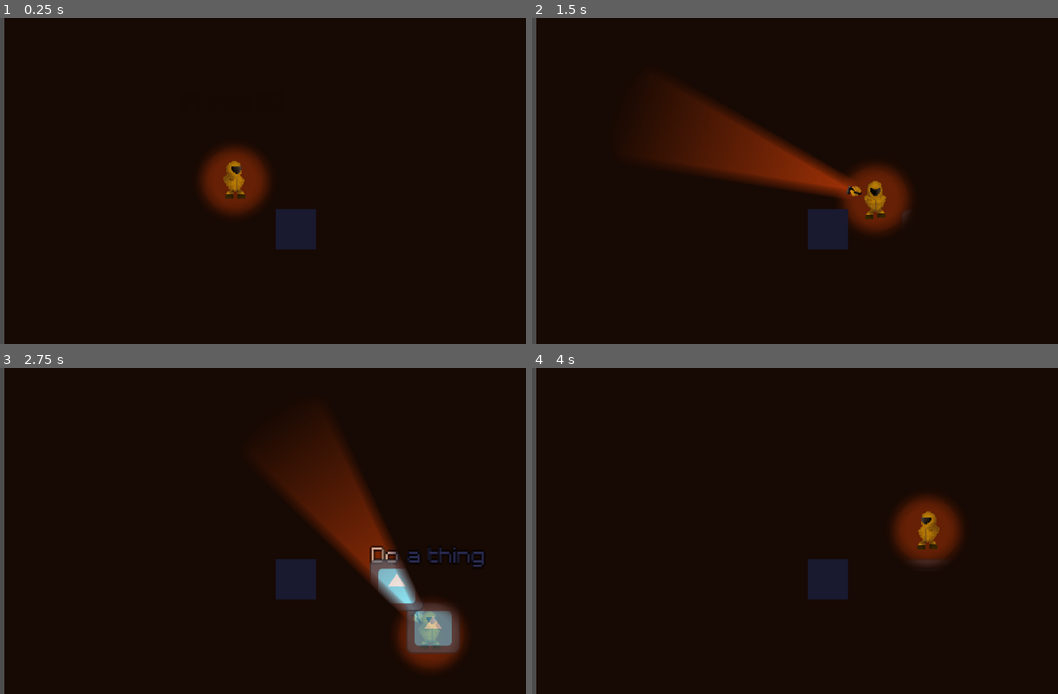
Above: before the commit, frames 1-4 (two rows, left to right).
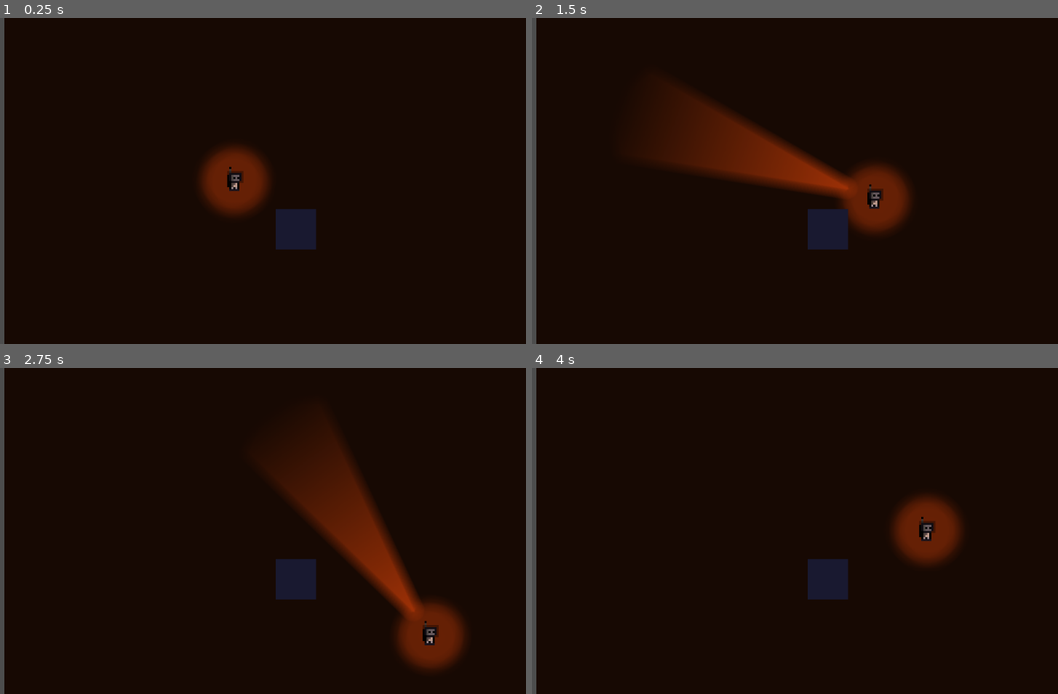
Above: after the commit, the same moments.

Repository: DonatoClemente/haphazard
Game: Godot game, scene res://Scenes/trey's_TEST_scene.tscn
The game is run twice, just before and just after one commit, with the same random seed, the same clock (stepped at 60 frames per second) and the same inputs. The engine's default icon, where the game draws it, is replaced by a stand-in: a white triangle on a blue panel in a dark square.
Inputs (mouse positions are in pixels of both pictures, inside the frame that each line leads up to):
- Up to frame 1 (0.25 s): no input
- Up to frame 2 (1.5 s): tap Enter (ui_accept) at 0.5, 0.77 s; move the mouse to (894, 164) at 0.52 s; hold D (move_right) 0.53-1.28 s; hold E (interact) 0.53-1.28 s; move the mouse to (652, 197) at 1.27 s; hold S (move_down) from 1.28 s (still down); click (652, 197) at 1.35 s
- Up to frame 3 (2.75 s): tap Enter (ui_accept) at 1.52 s; tap E (interact) at 1.55, 2 s; move the mouse to (294, 459) at 2.02 s; release S (move_down) at 2.03 s; hold D (move_right) from 2.03 s (still down); hold E (interact) from 2.03 s (still down)
- Up to frame 4 (4 s): move the mouse to (737, 596) at 2.77 s; release D (move_right) at 2.78 s; release E (interact) at 2.78 s; hold W (move_up) 2.78-3.53 s; tap E (interact) at 2.85 s; tap Enter (ui_accept) at 3.02, 3.77 s; move the mouse to (942, 579) at 3.52 s; hold A (move_left) from 3.53 s (still down); hold E (interact) from 3.53 s (still down); click (942, 579) at 3.6 s

The runs differ from the first frame. In frame 1, 0.3% of the frame differs, in the area x 42-47%, y 43-56%; in frame 2, 0.4%; in frame 3, 2.8%, in the area x 70-92%, y 54-88%; in frame 4, 0.4%.
Error after the commit: Attempt to call function 'play' in base 'null instance' on a null instance. (res://Scripts/Player)

Commit message:
Splash screens

Diff:
--- a/Scenes/HomeMenu.tscn
+++ b/Scenes/HomeMenu.tscn
@@ -1,7 +1,119 @@
-[gd_scene load_steps=3 format=3 uid="uid://y8u0s5k8psmb"]
+[gd_scene load_steps=9 format=3 uid="uid://b4nvld3ctl76j"]
 
 [ext_resource type="Script" path="res://home_menu.gd" id="1_51xyy"]
 [ext_resource type="Script" path="res://Scenes/volume.gd" id="2_xf2e4"]
+[ext_resource type="Texture2D" uid="uid://f80xiq1nhjig" path="res://Assets/2D Art/chilleniumlogo.png" id="3_325e5"]
+[ext_resource type="FontFile" uid="uid://cxy6edak4a6a1" path="res://Assets/Fonts/BMSPA___.TTF" id="4_2q1b1"]
+[ext_resource type="Texture2D" uid="uid://x6xko5sx3ls3" path="res://Assets/2D Art/halfhazard.png" id="5_tydeg"]
+
+[sub_resource type="Animation" id="Animation_n4e1h"]
+resource_name = "splashes"
+length = 10.0
+tracks/0/type = "value"
+tracks/0/imported = false
+tracks/0/enabled = true
+tracks/0/path = NodePath("LogoSplash:modulate")
+tracks/0/interp = 1
+tracks/0/loop_wrap = true
+tracks/0/keys = {
+"times": PackedFloat32Array(0, 0.5, 1.5, 2.5, 3.5),
+"transitions": PackedFloat32Array(1, 1, 1, 1, 1),
+"update": 0,
+"values": [Color(1, 1, 1, 0), Color(1, 1, 1, 0), Color(1, 1, 1, 1), Color(1, 1, 1, 1), Color(1, 1, 1, 0)]
+}
+tracks/1/type = "value"
+tracks/1/imported = false
+tracks/1/enabled = true
+tracks/1/path = NodePath("JamSplash:modulate")
+tracks/1/interp = 1
+tracks/1/loop_wrap = true
+tracks/1/keys = {
+"times": PackedFloat32Array(0, 0.5, 3.5, 4.5, 5.5, 6.5),
+"transitions": PackedFloat32Array(1, 1, 1, 1, 1, 1),
+"update": 0,
+"values": [Color(1, 1, 1, 0), Color(1, 1, 1, 0), Color(1, 1, 1, 0), Color(1, 1, 1, 1), Color(1, 1, 1, 1), Color(1, 1, 1, 0)]
+}
+tracks/2/type = "value"
+tracks/2/imported = false
+tracks/2/enabled = true
+tracks/2/path = NodePath("Black:modulate")
+tracks/2/interp = 1
+tracks/2/loop_wrap = true
+tracks/2/keys = {
+"times": PackedFloat32Array(7, 8),
+"transitions": PackedFloat32Array(1, 1),
+"update": 0,
+"values": [Color(1, 1, 1, 1), Color(1, 1, 1, 0)]
+}
+tracks/3/type = "value"
+tracks/3/imported = false
+tracks/3/enabled = true
+tracks/3/path = NodePath("JamSplash:visible")
+tracks/3/interp = 1
+tracks/3/loop_wrap = true
+tracks/3/keys = {
+"times": PackedFloat32Array(0, 6.5),
+"transitions": PackedFloat32Array(1, 1),
+"update": 1,
+"values": [true, false]
+}
+tracks/4/type = "value"
+tracks/4/imported = false
+tracks/4/enabled = true
+tracks/4/path = NodePath("LogoSplash:visible")
+tracks/4/interp = 1
+tracks/4/loop_wrap = true
+tracks/4/keys = {
+"times": PackedFloat32Array(0, 3.5),
+"transitions": PackedFloat32Array(1, 1),
+"update": 1,
+"values": [true, false]
+}
+tracks/5/type = "value"
+tracks/5/imported = false
+tracks/5/enabled = true
+tracks/5/path = NodePath("Black:visible")
+tracks/5/interp = 1
+tracks/5/loop_wrap = true
+tracks/5/keys = {
+"times": PackedFloat32Array(0, 8),
+"transitions": PackedFloat32Array(1, 1),
+"update": 1,
+"values": [true, false]
+}
+
+[sub_resource type="Animation" id="Animation_8m1bl"]
+length = 0.001
+tracks/0/type = "value"
+tracks/0/imported = false
+tracks/0/enabled = true
+tracks/0/path = NodePath("LogoSplash:modulate")
+tracks/0/interp = 1
+tracks/0/loop_wrap = true
+tracks/0/keys = {
+"times": PackedFloat32Array(0),
+"transitions": PackedFloat32Array(1),
+"update": 0,
+"values": [Color(1, 1, 1, 1)]
+}
+tracks/1/type = "value"
+tracks/1/imported = false
+tracks/1/enabled = true
+tracks/1/path = NodePath("JamSplash:visible")
+tracks/1/interp = 1
+tracks/1/loop_wrap = true
+tracks/1/keys = {
+"times": PackedFloat32Array(0),
+"transitions": PackedFloat32Array(1),
+"update": 1,
+"values": [false]
+}
+
+[sub_resource type="AnimationLibrary" id="AnimationLibrary_h742e"]
+_data = {
+"RESET": SubResource("Animation_8m1bl"),
+"splashes": SubResource("Animation_n4e1h")
+}
 
 [node name="Node2D" type="CanvasLayer"]
 script = ExtResource("1_51xyy")
@@ -56,26 +168,31 @@
 
 [node name="Play" type="Button" parent="Control/HBoxContainer/VBoxContainer"]
 layout_mode = 2
+mouse_default_cursor_shape = 2
 theme_override_colors/font_color = Color(0, 0, 0, 1)
 text = "Play"
 
 [node name="Options" type="Button" parent="Control/HBoxContainer/VBoxContainer"]
 layout_mode = 2
+mouse_default_cursor_shape = 2
 theme_override_colors/font_color = Color(0, 0, 0, 1)
 text = "Option"
 
 [node name="Quit" type="Button" parent="Control/HBoxContainer/VBoxContainer"]
 layout_mode = 2
+mouse_default_cursor_shape = 2
 theme_override_colors/font_color = Color(0, 0, 0, 1)
 text = "Quit"
 
 [node name="Credits" type="Button" parent="Control/HBoxContainer/VBoxContainer"]
 layout_mode = 2
+mouse_default_cursor_shape = 2
 theme_override_colors/font_color = Color(0, 0, 0, 1)
 text = "Credits"
 
 [node name="Options" type="Control" parent="."]
 unique_name_in_owner = true
+visible = false
 layout_mode = 3
 anchors_preset = 15
 anchor_right = 1.0
@@ -187,6 +304,77 @@
 max_value = 1.0
 step = 0.001
 script = ExtResource("2_xf2e4")
+
+[node name="Black" type="ColorRect" parent="."]
+modulate = Color(1, 1, 1, 0)
+anchors_preset = 15
+anchor_right = 1.0
+anchor_bottom = 1.0
+grow_horizontal = 2
+grow_vertical = 2
+mouse_filter = 2
+color = Color(0, 0, 0, 1)
+
+[node name="JamSplash" type="ColorRect" parent="."]
+visible = false
+modulate = Color(1, 1, 1, 0)
+anchors_preset = 15
+anchor_right = 1.0
+anchor_bottom = 1.0
+grow_horizontal = 2
+grow_vertical = 2
+mouse_filter = 2
+color = Color(0, 0, 0, 1)
+
+[node name="TextureRect" type="TextureRect" parent="JamSplash"]
+layout_mode = 1
+anchors_preset = 15
+anchor_right = 1.0
+anchor_bottom = 1.0
+offset_top = 39.0
+offset_bottom = 39.0
+grow_horizontal = 2
+grow_vertical = 2
+pivot_offset = Vector2(0, 0.7)
+texture = ExtResource("3_325e5")
+expand_mode = 3
+stretch_mode = 5
+
+[node name="Label" type="Label" parent="JamSplash"]
+layout_mode = 0
+offset_left = 422.0
+offset_top = 49.0
+offset_right = 729.0
+offset_bottom = 96.0
+theme_override_fonts/font = ExtResource("4_2q1b1")
+theme_override_font_sizes/font_size = 46
+text = "MADE FOR"
+horizontal_alignment = 1
+
+[node name="LogoSplash" type="ColorRect" parent="."]
+anchors_preset = 15
+anchor_right = 1.0
+anchor_bottom = 1.0
+grow_horizontal = 2
+grow_vertical = 2
+mouse_filter = 2
+color = Color(0.29, 0.29, 0.29, 1)
+
+[node name="TextureRect" type="TextureRect" parent="LogoSplash"]
+layout_mode = 1
+anchors_preset = 15
+anchor_right = 1.0
+anchor_bottom = 1.0
+grow_horizontal = 2
+grow_vertical = 2
+texture = ExtResource("5_tydeg")
+stretch_mode = 5
+
+[node name="AnimationPlayer" type="AnimationPlayer" parent="."]
+libraries = {
+"": SubResource("AnimationLibrary_h742e")
+}
+autoplay = "splashes"
 
 [connection signal="pressed" from="Control/HBoxContainer/VBoxContainer/Play" to="." method="_on_play_pressed"]
 [connection signal="pressed" from="Control/HBoxContainer/VBoxContainer/Options" to="." method="_on_options_pressed"]
--- a/Scenes/trey's_TEST_scene.tscn
+++ b/Scenes/trey's_TEST_scene.tscn
@@ -1,20 +1,10 @@
-[gd_scene load_steps=34 format=3 uid="uid://dcsu4u7pqp7mi"]
+[gd_scene load_steps=17 format=3 uid="uid://dcsu4u7pqp7mi"]
 
 [ext_resource type="Texture2D" uid="uid://cpnahkg4p508e" path="res://Assets/Art/Player/Test_Player.png" id="1_2y7xu"]
 [ext_resource type="Script" path="res://Scripts/Player Scripts/player.gd" id="1_o6pcy"]
 [ext_resource type="Texture2D" uid="uid://uqaswo5mfpvd" path="res://Assets/Art/player_light_cone.png" id="3_q6is5"]
 [ext_resource type="Texture2D" uid="uid://d1qdqx8rqa53c" path="res://icon.svg" id="3_suqb7"]
 [ext_resource type="Script" path="res://Scripts/Player Scripts/FlashLight.gd" id="4_jd0km"]
-[ext_resource type="Texture2D" uid="uid://vx7xhhid4vgt" path="res://Assets/Art/Player/hand.PNG" id="5_tlrta"]
-[ext_resource type="PackedScene" uid="uid://j4v54piqccrg" path="res://Interactable components/interacting_component.tscn" id="5_wuvjv"]
-[ext_resource type="Script" path="res://Scripts/interact_test.gd" id="7_2vnrv"]
-[ext_resource type="Texture2D" uid="uid://dbn52e1wlu6ns" path="res://Assets/Art/Player/leg-left.PNG" id="7_258v3"]
-[ext_resource type="PackedScene" uid="uid://hvibqsu6v2qb" path="res://Interactable components/interactable.tscn" id="8_cuk8d"]
-[ext_resource type="Texture2D" uid="uid://phabyonbmk4x" path="res://Assets/Art/Player/leg-right.PNG" id="8_p3nh4"]
-[ext_resource type="Texture2D" uid="uid://ch73ndqvkn2w5" path="res://Assets/Art/Player/body-down.PNG" id="9_yy3mi"]
-[ext_resource type="Texture2D" uid="uid://ccale7xyvdy0g" path="res://Assets/Art/Player/body-up.PNG" id="10_qnfbj"]
-[ext_resource type="Texture2D" uid="uid://7u81h63o0wh" path="res://Assets/Art/Player/body-x.PNG" id="11_78ynw"]
-[ext_resource type="AudioStream" uid="uid://dll1yuqt2klap" path="res://Assets/Music and SFX/walking-sound-effect-272246.mp3" id="12_l47ky"]
 
 [sub_resource type="AtlasTexture" id="AtlasTexture_ul2qh"]
 atlas = ExtResource("1_2y7xu")
@@ -63,251 +53,6 @@
 [sub_resource type="CircleShape2D" id="CircleShape2D_0k7rh"]
 radius = 3.0
 
-[sub_resource type="SpriteFrames" id="SpriteFrames_p42bu"]
-animations = [{
-"frames": [{
-"duration": 1.0,
-"texture": ExtResource("9_yy3mi")
-}],
-"loop": true,
-"name": &"down",
-"speed": 5.0
-}, {
-"frames": [{
-"duration": 1.0,
-"texture": ExtResource("10_qnfbj")
-}],
-"loop": true,
-"name": &"up",
-"speed": 5.0
-}, {
-"frames": [{
-"duration": 1.0,
-"texture": ExtResource("11_78ynw")
-}],
-"loop": true,
-"name": &"x",
-"speed": 5.0
-}]
-
-[sub_resource type="Animation" id="Animation_n43kv"]
-length = 0.001
-tracks/0/type = "value"
-tracks/0/imported = false
-tracks/0/enabled = true
-tracks/0/path = NodePath("Sprites:position")
-tracks/0/interp = 1
-tracks/0/loop_wrap = true
-tracks/0/keys = {
-"times": PackedFloat32Array(0),
-"transitions": PackedFloat32Array(1),
-"update": 0,
-"values": [Vector2(0, 0)]
-}
-tracks/1/type = "value"
-tracks/1/imported = false
-tracks/1/enabled = true
-tracks/1/path = NodePath("Sprites/Body:animation")
-tracks/1/interp = 1
-tracks/1/loop_wrap = true
-tracks/1/keys = {
-"times": PackedFloat32Array(0),
-"transitions": PackedFloat32Array(1),
-"update": 1,
-"values": [&"x"]
-}
-tracks/2/type = "value"
-tracks/2/imported = false
-tracks/2/enabled = true
-tracks/2/path = NodePath("Sprites/LeftLeg:offset")
-tracks/2/interp = 1
-tracks/2/loop_wrap = true
-tracks/2/keys = {
-"times": PackedFloat32Array(0),
-"transitions": PackedFloat32Array(1),
-"update": 0,
-"values": [Vector2(0, 0)]
-}
-tracks/3/type = "value"
-tracks/3/imported = false
-tracks/3/enabled = true
-tracks/3/path = NodePath("Sprites/RightLeg:offset")
-tracks/3/interp = 1
-tracks/3/loop_wrap = true
-tracks/3/keys = {
-"times": PackedFloat32Array(0),
-"transitions": PackedFloat32Array(1),
-"update": 0,
-"values": [Vector2(0, 0)]
-}
-
-[sub_resource type="Animation" id="Animation_ffr7v"]
-resource_name = "down"
-length = 0.8
-loop_mode = 1
-tracks/0/type = "value"
-tracks/0/imported = false
-tracks/0/enabled = true
-tracks/0/path = NodePath("Sprites:position")
-tracks/0/interp = 1
-tracks/0/loop_wrap = true
-tracks/0/keys = {
-"times": PackedFloat32Array(0.2, 0.6, 0.8),
-"transitions": PackedFloat32Array(1, 1, 1),
-"update": 0,
-"values": [Vector2(0, 2), Vector2(0, -2), Vector2(0, 0)]
-}
-tracks/1/type = "value"
-tracks/1/imported = false
-tracks/1/enabled = true
-tracks/1/path = NodePath("Sprites/Body:animation")
-tracks/1/interp = 1
-tracks/1/loop_wrap = true
-tracks/1/keys = {
-"times": PackedFloat32Array(0),
-"transitions": PackedFloat32Array(1),
-"update": 1,
-"values": [&"down"]
-}
-tracks/2/type = "value"
-tracks/2/imported = false
-tracks/2/enabled = true
-tracks/2/path = NodePath("Sprites/LeftLeg:offset")
-tracks/2/interp = 2
-tracks/2/loop_wrap = true
-tracks/2/keys = {
-"times": PackedFloat32Array(0.1, 0.3, 0.5, 0.7, 0.8),
-"transitions": PackedFloat32Array(1, 1, 1, 1, 1),
-"update": 0,
-"values": [Vector2(0, 1), Vector2(0, -1), Vector2(0, 1), Vector2(0, -1), Vector2(0, 0)]
-}
-tracks/3/type = "value"
-tracks/3/imported = false
-tracks/3/enabled = true
-tracks/3/path = NodePath("Sprites/RightLeg:offset")
-tracks/3/interp = 2
-tracks/3/loop_wrap = true
-tracks/3/keys = {
-"times": PackedFloat32Array(0.1, 0.3, 0.5, 0.7, 0.8),
-"transitions": PackedFloat32Array(1, 1, 1, 1, 1),
-"update": 0,
-"values": [Vector2(0, -1), Vector2(0, 1), Vector2(0, -1), Vector2(0, 1), Vector2(0, 0)]
-}
-
-[sub_resource type="Animation" id="Animation_wn7on"]
-resource_name = "up"
-length = 0.8
-loop_mode = 1
-tracks/0/type = "value"
-tracks/0/imported = false
-tracks/0/enabled = true
-tracks/0/path = NodePath("Sprites:position")
-tracks/0/interp = 1
-tracks/0/loop_wrap = true
-tracks/0/keys = {
-"times": PackedFloat32Array(0.2, 0.6, 0.8),
-"transitions": PackedFloat32Array(1, 1, 1),
-"update": 0,
-"values": [Vector2(0, 2), Vector2(0, -2), Vector2(0, 0)]
-}
-tracks/1/type = "value"
-tracks/1/imported = false
-tracks/1/enabled = true
-tracks/1/path = NodePath("Sprites/Body:animation")
-tracks/1/interp = 1
-tracks/1/loop_wrap = true
-tracks/1/keys = {
-"times": PackedFloat32Array(0),
-"transitions": PackedFloat32Array(1),
-"update": 1,
-"values": [&"up"]
-}
-tracks/2/type = "value"
-tracks/2/imported = false
-tracks/2/enabled = true
-tracks/2/path = NodePath("Sprites/LeftLeg:offset")
-tracks/2/interp = 2
-tracks/2/loop_wrap = true
-tracks/2/keys = {
-"times": PackedFloat32Array(0.1, 0.3, 0.5, 0.7, 0.8),
-"transitions": PackedFloat32Array(1, 1, 1, 1, 1),
-"update": 0,
-"values": [Vector2(0, 1), Vector2(0, -1), Vector2(0, 1), Vector2(0, -1), Vector2(0, 0)]
-}
-tracks/3/type = "value"
-tracks/3/imported = false
-tracks/3/enabled = true
-tracks/3/path = NodePath("Sprites/RightLeg:offset")
-tracks/3/interp = 2
-tracks/3/loop_wrap = true
-tracks/3/keys = {
-"times": PackedFloat32Array(0.1, 0.3, 0.5, 0.7, 0.8),
-"transitions": PackedFloat32Array(1, 1, 1, 1, 1),
-"update": 0,
-"values": [Vector2(0, -1), Vector2(0, 1), Vector2(0, -1), Vector2(0, 1), Vector2(0, 0)]
-}
-
-[sub_resource type="Animation" id="Animation_olx6e"]
-resource_name = "x"
-length = 0.8
-loop_mode = 1
-tracks/0/type = "value"
-tracks/0/imported = false
-tracks/0/enabled = true
-tracks/0/path = NodePath("Sprites:position")
-tracks/0/interp = 1
-tracks/0/loop_wrap = true
-tracks/0/keys = {
-"times": PackedFloat32Array(0.2, 0.6, 0.8),
-"transitions": PackedFloat32Array(1, 1, 1),
-"update": 0,
-"values": [Vector2(0, 2), Vector2(0, -2), Vector2(0, 0)]
-}
-tracks/1/type = "value"
-tracks/1/imported = false
-tracks/1/enabled = true
-tracks/1/path = NodePath("Sprites/Body:animation")
-tracks/1/interp = 1
-tracks/1/loop_wrap = true
-tracks/1/keys = {
-"times": PackedFloat32Array(0),
-"transitions": PackedFloat32Array(1),
-"update": 1,
-"values": [&"x"]
-}
-tracks/2/type = "value"
-tracks/2/imported = false
-tracks/2/enabled = true
-tracks/2/path = NodePath("Sprites/LeftLeg:offset")
-tracks/2/interp = 2
-tracks/2/loop_wrap = true
-tracks/2/keys = {
-"times": PackedFloat32Array(0.1, 0.3, 0.5, 0.7, 0.8),
-"transitions": PackedFloat32Array(1, 1, 1, 1, 1),
-"update": 0,
-"values": [Vector2(0, 1), Vector2(0, -1), Vector2(0, 1), Vector2(0, -1), Vector2(0, 0)]
-}
-tracks/3/type = "value"
-tracks/3/imported = false
-tracks/3/enabled = true
-tracks/3/path = NodePath("Sprites/RightLeg:offset")
-tracks/3/interp = 2
-tracks/3/loop_wrap = true
-tracks/3/keys = {
-"times": PackedFloat32Array(0.1, 0.3, 0.5, 0.7, 0.8),
-"transitions": PackedFloat32Array(1, 1, 1, 1, 1),
-"update": 0,
-"values": [Vector2(0, -1), Vector2(0, 1), Vector2(0, -1), Vector2(0, 1), Vector2(0, 0)]
-}
-
-[sub_resource type="AnimationLibrary" id="AnimationLibrary_i3l2m"]
-_data = {
-"RESET": SubResource("Animation_n43kv"),
-"down": SubResource("Animation_ffr7v"),
-"up": SubResource("Animation_wn7on"),
-"x": SubResource("Animation_olx6e")
-}
-
 [sub_resource type="QuadMesh" id="QuadMesh_qb7yy"]
 
 [sub_resource type="RectangleShape2D" id="RectangleShape2D_arbtp"]
@@ -320,9 +65,6 @@
 [sub_resource type="CanvasItemMaterial" id="CanvasItemMaterial_7ya6l"]
 light_mode = 2
 
-[sub_resource type="CircleShape2D" id="CircleShape2D_ari16"]
-radius = 71.2811
-
 [node name="Trey\'s Test Scene" type="Node2D"]
 
 [node name="Camera2D" type="Camera2D" parent="."]
@@ -332,7 +74,6 @@
 script = ExtResource("1_o6pcy")
 
 [node name="AnimatedSprite2D" type="AnimatedSprite2D" parent="Player"]
-visible = false
 sprite_frames = SubResource("SpriteFrames_lcqyd")
 animation = &"Idle"
 autoplay = "Idle"
@@ -353,44 +94,6 @@
 texture = ExtResource("3_q6is5")
 offset = Vector2(0, 182)
 script = ExtResource("4_jd0km")
-
-[node name="Hand" type="Sprite2D" parent="Player/Flashlight"]
-visible = false
-position = Vector2(15, 5)
-scale = Vector2(1.5, 1.5)
-texture = ExtResource("5_tlrta")
-offset = Vector2(-10, 0)
-
-[node name="interacting_component" parent="Player" instance=ExtResource("5_wuvjv")]
-
-[node name="Sprites" type="Node2D" parent="Player"]
-scale = Vector2(0.5, 0.4)
-
-[node name="LeftLeg" type="Sprite2D" parent="Player/Sprites"]
-position = Vector2(1, 0)
-texture = ExtResource("7_258v3")
-
-[node name="RightLeg" type="Sprite2D" parent="Player/Sprites"]
-position = Vector2(1, 0)
-texture = ExtResource("8_p3nh4")
-
-[node name="Body" type="AnimatedSprite2D" parent="Player/Sprites"]
-position = Vector2(1, 0)
-sprite_frames = SubResource("SpriteFrames_p42bu")
-animation = &"x"
-offset = Vector2(0, -0.918727)
-
-[node name="AnimationPlayer" type="AnimationPlayer" parent="Player"]
-libraries = {
-"": SubResource("AnimationLibrary_i3l2m")
-}
-
-[node name="WALKING_AUDIO" type="AudioStreamPlayer2D" parent="Player"]
-unique_name_in_owner = true
-stream = ExtResource("12_l47ky")
-volume_db = -42.0
-pitch_scale = 1.75
-parameters/looping = true
 
 [node name="Environment" type="Node" parent="."]
 
@@ -430,43 +133,6 @@
 position = Vector2(62, 47)
 scale = Vector2(0.210938, 0.203125)
 texture = ExtResource("3_suqb7")
-script = ExtResource("7_2vnrv")
-
-[node name="Interactable" parent="Oclusion Object Test" instance=ExtResource("8_cuk8d")]
-interact_name = "Press [E]"
-
-[node name="CollisionShape2D" type="CollisionShape2D" parent="Oclusion Object Test/Interactable"]
-shape = SubResource("CircleShape2D_ari16")
-
-[node name="Oclusion Object Test2" type="Sprite2D" parent="."]
-light_mask = 2
-visibility_layer = 2
-material = SubResource("CanvasItemMaterial_7ya6l")
-position = Vector2(98, 48)
-scale = Vector2(0.210938, 0.203125)
-texture = ExtResource("3_suqb7")
-script = ExtResource("7_2vnrv")
-
-[node name="Interactable" parent="Oclusion Object Test2" instance=ExtResource("8_cuk8d")]
-interact_name = "Do a thing"
-
-[node name="CollisionShape2D" type="CollisionShape2D" parent="Oclusion Object Test2/Interactable"]
-shape = SubResource("CircleShape2D_ari16")
-
-[node name="Oclusion Object Test3" type="Sprite2D" parent="."]
-light_mask = 2
-visibility_layer = 2
-material = SubResource("CanvasItemMaterial_7ya6l")
-position = Vector2(80, 27)
-scale = Vector2(0.210938, 0.203125)
-texture = ExtResource("3_suqb7")
-script = ExtResource("7_2vnrv")
-
-[node name="Interactable" parent="Oclusion Object Test3" instance=ExtResource("8_cuk8d")]
-interact_name = "fading in"
-
-[node name="CollisionShape2D" type="CollisionShape2D" parent="Oclusion Object Test3/Interactable"]
-shape = SubResource("CircleShape2D_ari16")
 
 [node name="CanvasModulate" type="CanvasModulate" parent="."]
 color = Color(0.166736, 0.166892, 0.318945, 1)
Binary file added: Assets/2D Art/chilleniumlogo.png
Not shown, added: Assets/2D Art/chilleniumlogo.png.import
Binary file added: Assets/2D Art/halfhazard.png
Not shown, added: Assets/2D Art/halfhazard.png.import
Not shown, added: Assets/Trey's Music/Anticipation _main menu/Anticipation_intro section.wav.import
Not shown, added: Assets/Trey's Music/Anticipation _main menu/Anticipation_loop section.wav.import
Not shown, added: Assets/Trey's Music/End credits/Resolved ease.wav.import
Not shown, added: Assets/Trey's Music/Unease _ambiance/Unease_ALL_INSTRUMENTS.wav.import
Not shown, added: Assets/Trey's Music/Unease _ambiance/Unease_Kick and Base1.wav.import
Not shown, added: Assets/Trey's Music/Unease _ambiance/Unease_animal hoots.wav.import
Not shown, added: Assets/Trey's Music/Unease _ambiance/Unease_droning.wav.import
Not shown, added: Assets/Trey's Music/Unease _ambiance/Unease_escalations.wav.import
